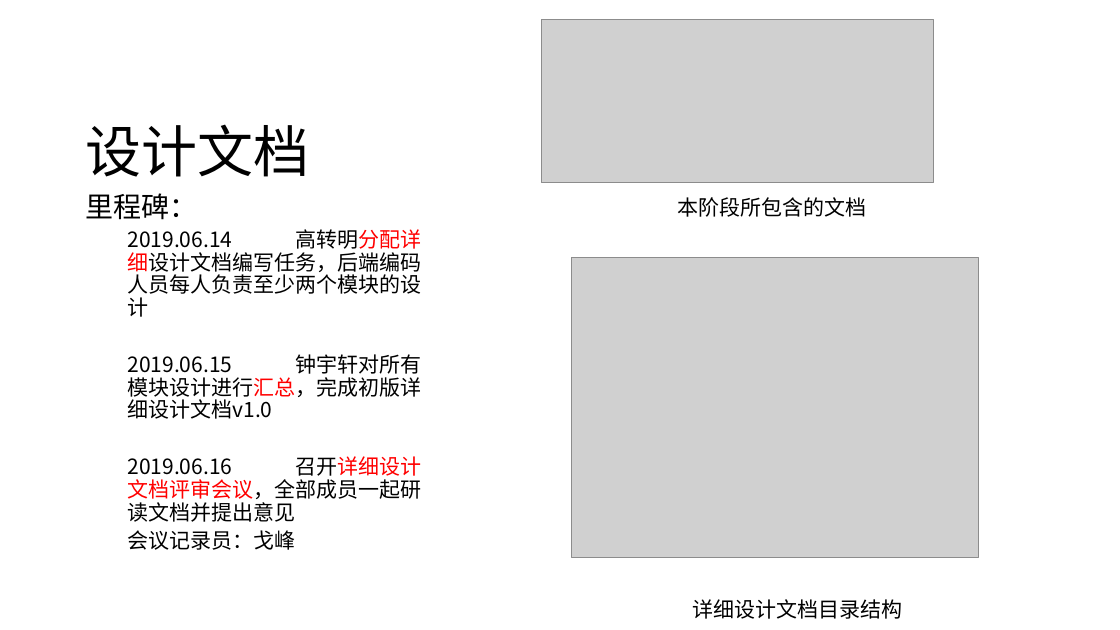
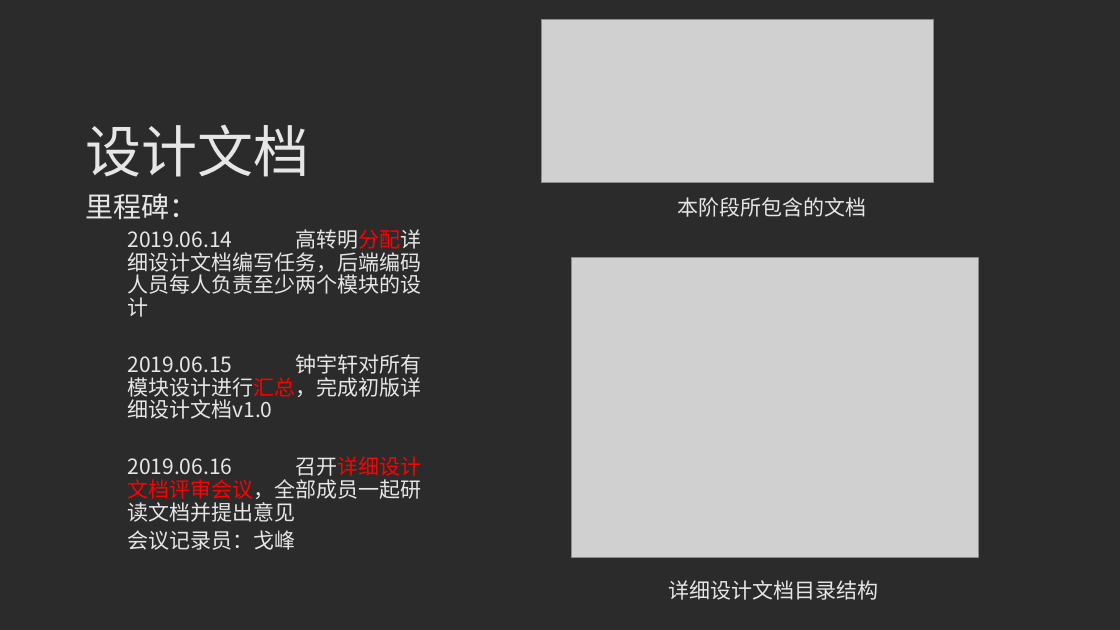
Before and after one commit to orangewgm/P2Pdocument, a slide deck: slide 16 of 20190711答辩ppt.pptx (slide 7 before the commit). Drawn at 1120x630 pixels with LibreOffice and Linux fonts; fonts in the diff are those of the drawing; grey boxes stand for pictures; background and template pictures are left out; a plain dark background stands for a picture behind light text. Boxes give left, top, right and bottom in pixels: in the first picture for what was removed or moved away, otherwise in the second. Text is boxed around its words. In the diff, an @@ line names an element or a change of style, - is before the commit and + after.

```diff
--- a/20190711答辩ppt.pptx
+++ b/20190711答辩ppt.pptx
@@ background #FFFFFF to picture (left out) @@
@@ text "里程碑：" at (86, 193, 422, 550): text colour #000000 to #E7E6E6 in "里程碑：", "2019.06.14 高转明分配详细设计文档编写任务，后端编码人员每人负责至少两个模块的设计", "2019.06.15 钟宇轩对所有模块设计进行汇总，完成初版详细设计文档v1.0", "2019.06.16 召开详细设计文档评审会议，全部成员一起研读文档并提出意见" and 1 more places; text colour #FF0000 to #E7E6E6 in "高转明分配详细设计文档编写任务，后端编码人员每人负责至少两个模块的设计" @@
@@ text colour #000000 to #E7E6E6 in 3 elements at (86, 124, 310, 177), (678, 197, 867, 217), (669, 580, 879, 600) @@
@@ text "详细设计文档目录结构": place and size @@
-text "详细设计文档目录结构" at (693, 599, 903, 619)
+text "详细设计文档目录结构" at (669, 580, 879, 600)
```
Also in this commit, not shown: 21 other slides changed, 5 slides added, 1 slide removed.
